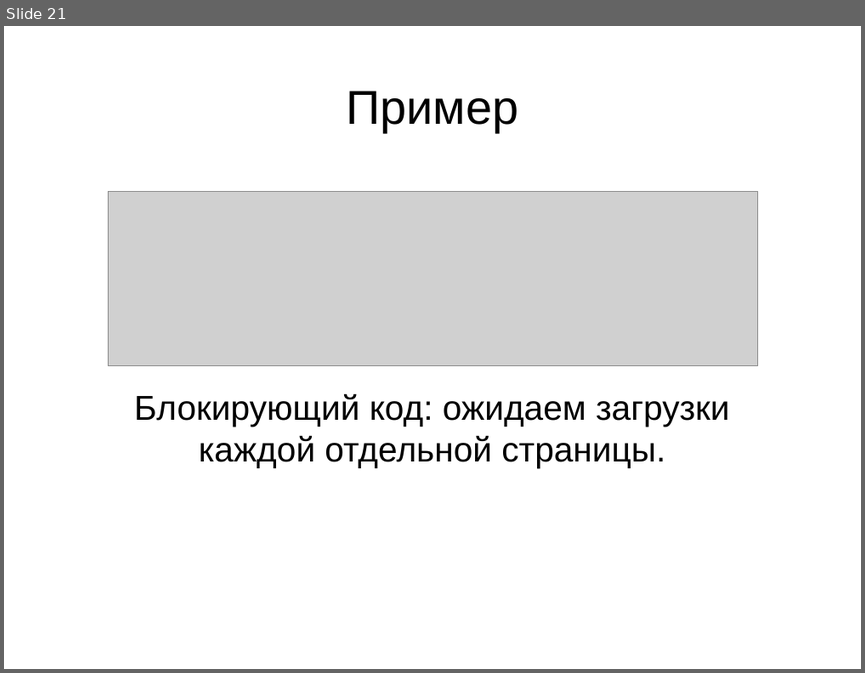
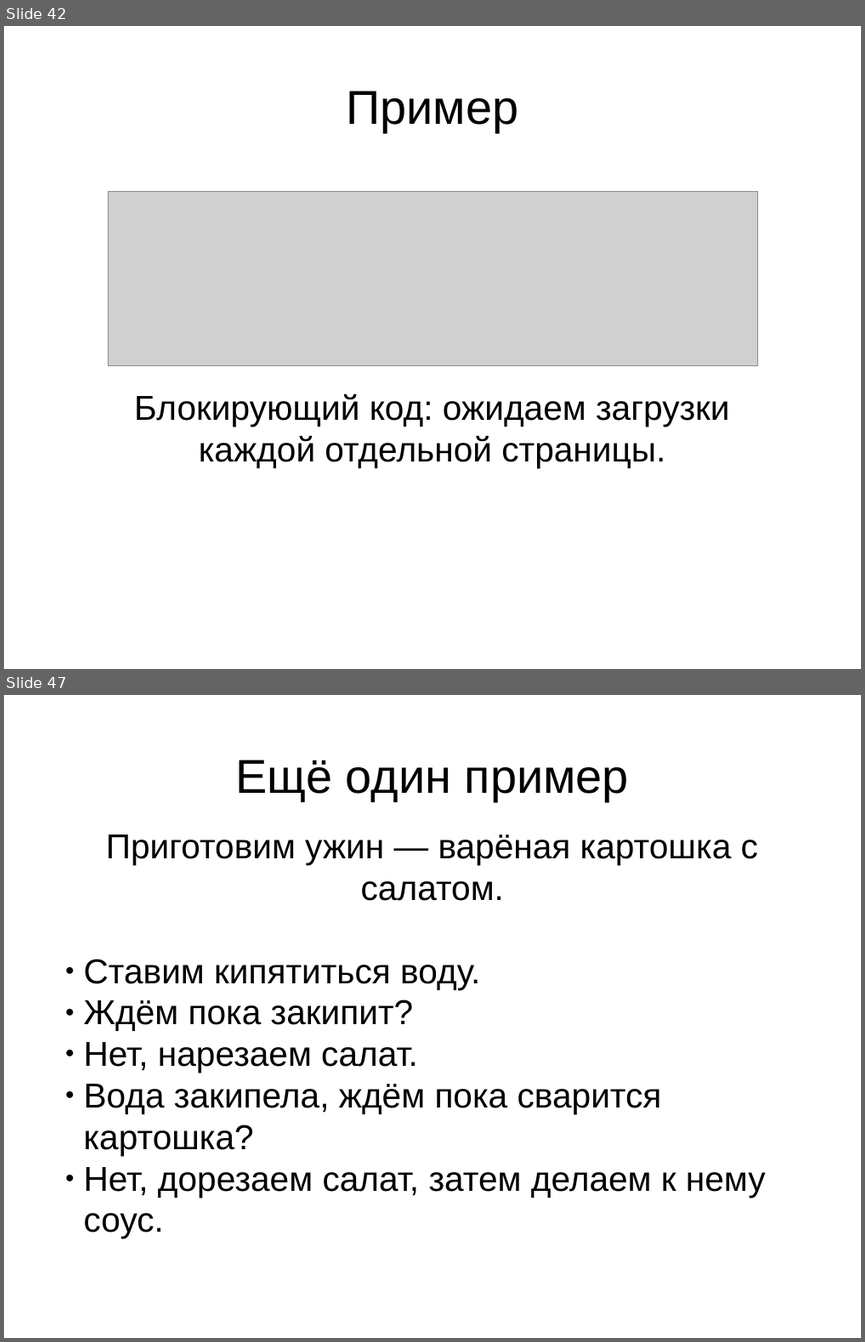
Before and after one commit to altersign/code-beauty, a slide deck: slideshow.odp. Shown one above the other, each under a label of ours: slide 21 before the commit, slides 42 and 47 after it; the slides between them are not shown. The pictures are 865x673 and 865x1342 pixels, drawn with LibreOffice and Linux fonts; fonts in the diff are those of the drawing; grey boxes stand for pictures. Boxes give left, top, right and bottom in pixels: in the first picture for what was removed or moved away, otherwise in the second. Text is boxed around its words. In the diff, an @@ line names an element or a change of style, - is before the commit and + after.

```diff
--- a/slideshow.odp
+++ b/slideshow.odp
@@ slide 47 added at (4, 695, 861, 1338), background #FFFFFF @@
@@ title added at (235, 760, 629, 801), 44 pt, text #000000 @@
+Ещё один пример
@@ subtitle added at (84, 834, 766, 1238), 32 pt, text #000000 @@
+Приготовим ужин — варёная картошка с салатом.
+  ● Ставим кипятиться воду.
+  ● Ждём пока закипит?
+  ● Нет, нарезаем салат.
+  ● Вода закипела, ждём пока сварится картошка?
+  ● Нет, дорезаем салат, затем делаем к нему соус.
@@ what was slide 21 is now slide 42 @@
```
Also in this commit, not shown: 1 slide changed, 24 other slides added.
